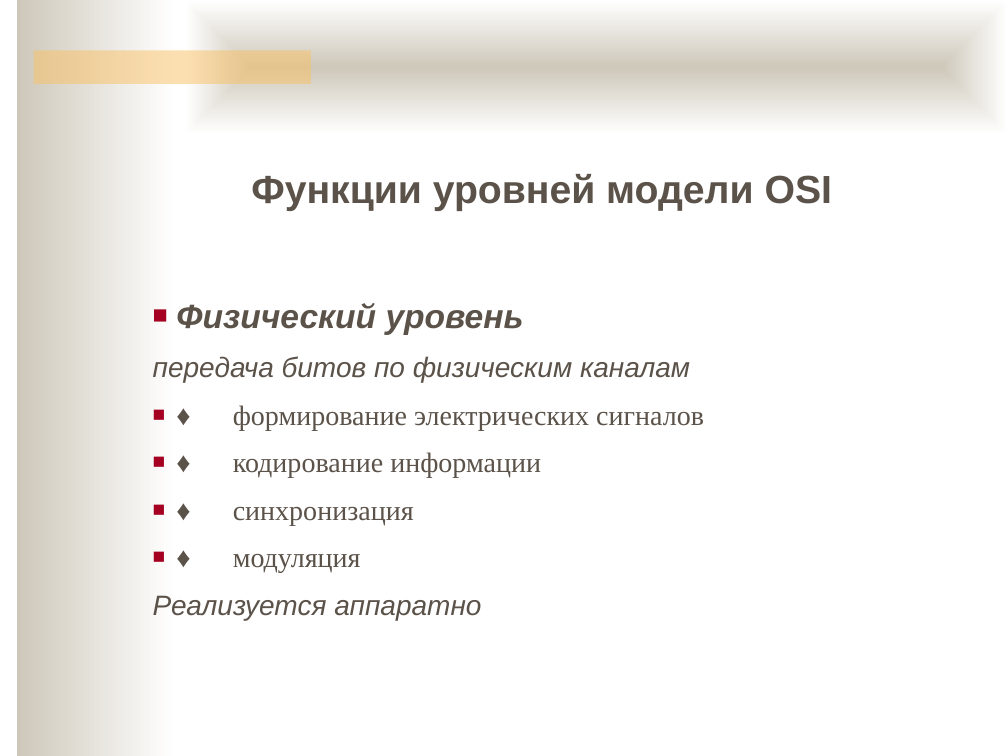
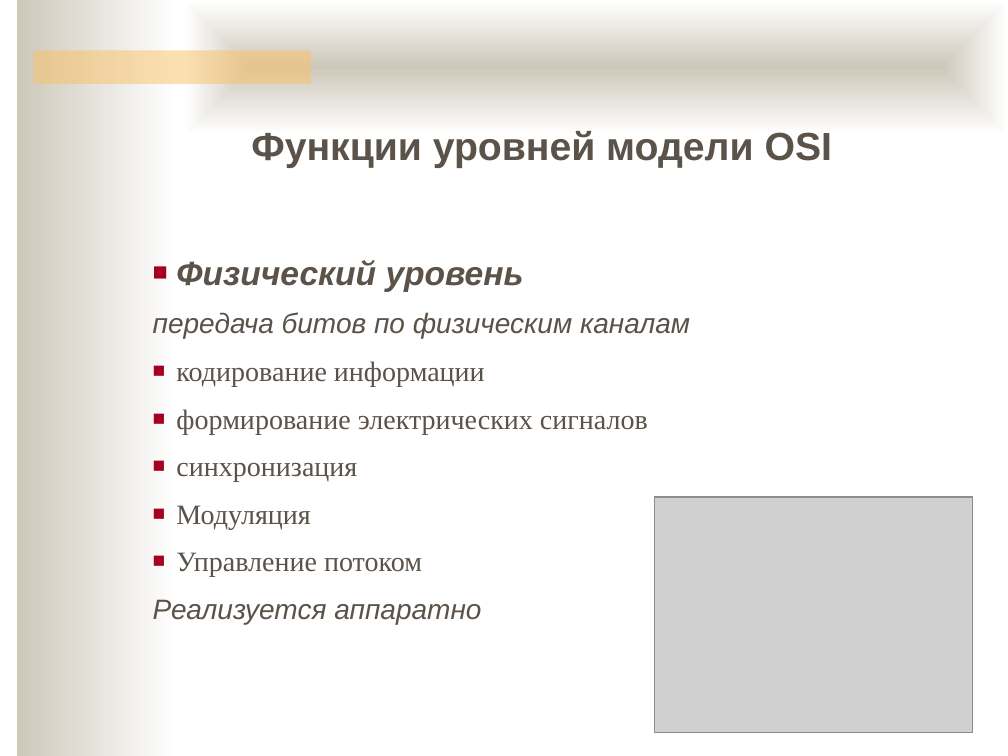
Before and after one commit to ukoloff/nets, a slide deck: slide 15 of 04.pptx. Drawn at 1008x756 pixels with LibreOffice and Linux fonts; fonts in the diff are those of the drawing; grey boxes stand for pictures; background and template pictures are left out. Boxes give left, top, right and bottom in pixels: in the first picture for what was removed or moved away, otherwise in the second. Text is boxed around its words. In the diff, an @@ line names an element or a change of style, - is before the commit and + after.

```diff
--- a/04.pptx
+++ b/04.pptx
@@ text "Функции уровней модели OSI": place and size @@
-text "Функции уровней модели OSI" at bbox=[153, 174, 832, 620]
+text "Функции уровней модели OSI" at bbox=[153, 131, 832, 624]
@@ text at bbox=[176, 361, 648, 577]: text changed @@
-■ ♦ формирование электрических сигналов
-■ ♦ кодирование информации
-■ ♦ синхронизация
-■ ♦ модуляция
+■ кодирование информации
+■ формирование электрических сигналов
+■ синхронизация
+■ Модуляция
+■ Управление потоком
@@ picture added at bbox=[655, 497, 973, 733] @@
```
Also in this commit, not shown: 13 other slides changed, 8 slides added, 20 slides removed.
